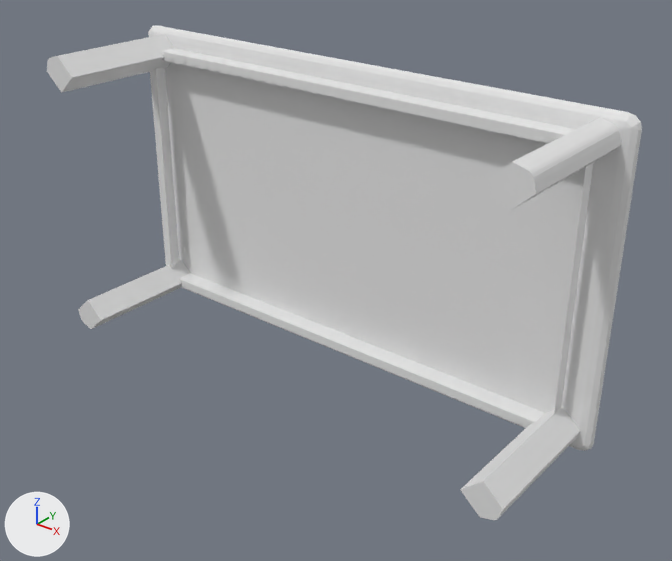
Before and after pictures for a commit that changed the OBJ model Datasets/UnifiedPreprocessed/Data/RectangleTable/D00505_unified.obj.
Both versions are drawn from a 50 mm lens placed at (0.945, -1.155, 0.625), pointed at (0.071, -0.063, -0.052). Every picture has the same lights, and +X, +Y and +Z are marked at lower left. The older version comes first. Where no turn or scale is listed for an object, it has been applied to the vertices.

In view in the first picture: 'D00505_unified'.
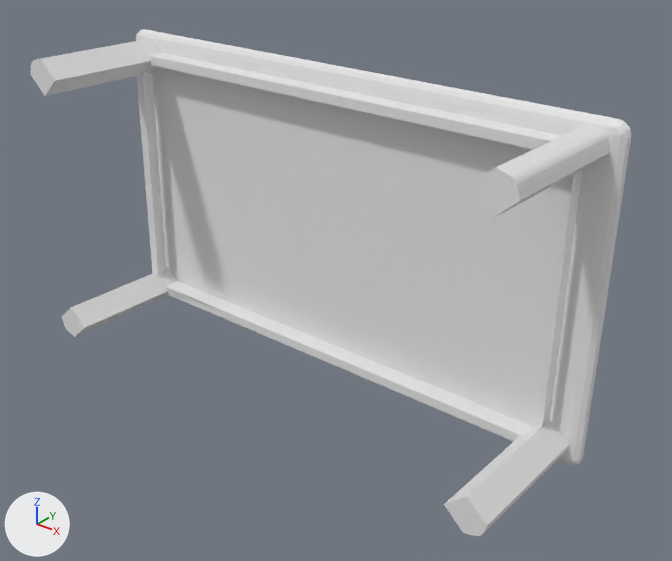
Boxes (x1, y1, x2, y2) around the edits, measured in the pictures (672 x 561 px):
```json
{"object": "D00505_unified", "change": "reshaped", "before": [47, 25, 642, 520], "after": [30, 29, 631, 536]}
{"part": 1, "of": "me_d00505_unified", "change": "rebuilt", "before": [148, 25, 642, 451], "after": [136, 29, 631, 466]}
{"part": 2, "of": "me_d00505_unified", "change": "rebuilt", "before": [460, 406, 580, 520], "after": [444, 420, 569, 536]}
{"part": 3, "of": "me_d00505_unified", "change": "rebuilt", "before": [485, 117, 621, 212], "after": [468, 124, 610, 219]}
{"part": 4, "of": "me_d00505_unified", "change": "rebuilt", "before": [78, 260, 190, 329], "after": [62, 267, 177, 337]}
{"part": 5, "of": "me_d00505_unified", "change": "rebuilt", "before": [47, 34, 174, 93], "after": [30, 38, 162, 96]}
{"part": 6, "of": "me_d00505_unified", "change": "rebuilt", "before": [162, 48, 576, 135], "after": [148, 53, 563, 149], "on screen": "10% taller"}
{"part": 7, "of": "me_d00505_unified", "change": "rebuilt", "before": [179, 279, 535, 428], "after": [166, 287, 472, 424], "on screen": "mostly hidden afterwards"}
{"part": 8, "of": "me_d00505_unified", "change": "rebuilt", "before": [179, 273, 545, 425], "after": [165, 281, 534, 441]}
{"part": 9, "of": "me_d00505_unified", "change": "rebuilt", "before": [150, 68, 179, 269], "after": [137, 72, 166, 277]}
{"part": 10, "of": "me_d00505_unified", "change": "added", "after": [542, 170, 582, 428]}
{"part": 11, "of": "me_d00505_unified", "change": "built on", "before": [161, 51, 594, 414]}
```

Edits to the scene script, one JSON object a line:
```json
{"block": "me_d00505_unified", "where": "# used by ob_d00505_unified; location = (0.0, 0.0, 0.0)"}
{"op": "remove", "block": "me_d00505_unified", "code": "me_d00505_unified.from_pydata(...)  # 690 vertices, 1336 faces; spans x -0.498..0.502, y -0.196..0.074, z -0.28..0.283"}
{"op": "add", "block": "me_d00505_unified", "code": "me_d00505_unified.from_pydata(...)  # 8358 vertices, 16672 faces; spans x -0.496..0.504, y -0.242..0.042, z -0.281..0.28"}
{"block": "me_d00505_unified", "change": "me_d00505_unified part 1: the loose piece of 262 vertices spanning x -0.498..0.502, y 0.049..0.074, z -0.28..0.283 is rebuilt with 3925 vertices and now spans x -0.496..0.504, y 0.003..0.042, z -0.281..0.28"}
{"block": "me_d00505_unified", "change": "me_d00505_unified part 2: the loose piece of 74 vertices spanning x 0.408..0.479, y -0.196..0.055, z -0.27..-0.205 is rebuilt with 720 vertices and now spans x 0.409..0.482, y -0.242..0.01, z -0.27..-0.202"}
{"block": "me_d00505_unified", "change": "me_d00505_unified part 3: the loose piece of 74 vertices spanning x 0.41..0.481, y -0.195..0.056, z 0.203..0.268 is rebuilt with 1059 vertices and now spans x 0.41..0.483, y -0.235..0.017, z 0.203..0.271"}
{"block": "me_d00505_unified", "change": "me_d00505_unified part 4: the loose piece of 74 vertices spanning x -0.477..-0.406, y -0.195..0.056, z -0.265..-0.2 is rebuilt with 764 vertices and now spans x -0.477..-0.404, y -0.235..0.017, z -0.268..-0.2"}
{"block": "me_d00505_unified", "change": "me_d00505_unified part 5: the loose piece of 74 vertices spanning x -0.474..-0.403, y -0.195..0.057, z 0.208..0.273 is rebuilt with 961 vertices and now spans x -0.476..-0.403, y -0.228..0.024, z 0.205..0.273"}
{"block": "me_d00505_unified", "change": "me_d00505_unified part 6: the loose piece of 26 vertices spanning x -0.415..0.42, y 0.016..0.055, z 0.228..0.249 is rebuilt with 284 vertices and now spans x -0.413..0.424, y -0.024..0.023, z 0.228..0.247"}
{"block": "me_d00505_unified", "change": "me_d00505_unified part 7: the loose piece of 26 vertices spanning x -0.416..0.42, y 0.015..0.055, z -0.246..-0.225 is rebuilt with 68 vertices and now spans x -0.416..0.421, y -0.031..0.016, z -0.247..-0.227"}
{"block": "me_d00505_unified", "change": "me_d00505_unified part 8: the loose piece of 26 vertices spanning x -0.418..0.418, y 0.015..0.055, z -0.246..-0.225 is rebuilt with 209 vertices and now spans x -0.414..0.423, y -0.031..0.016, z -0.247..-0.227"}
{"block": "me_d00505_unified", "change": "me_d00505_unified part 9: the loose piece of 18 vertices spanning x -0.451..-0.43, y 0.015..0.046, z -0.22..0.229 is rebuilt with 128 vertices and now spans x -0.45..-0.43, y -0.023..0.013, z -0.223..0.225"}
{"block": "me_d00505_unified", "change": "me_d00505_unified part 10: a new loose piece of 19 vertices spanning x 0.447..0.448, y -0.025..0.006, z -0.217..0.214"}
{"block": "me_d00505_unified", "change": "me_d00505_unified part 11: 33 vertices removed from x -0.413..0.447, y 0.016..0.055, z -0.216..0.249; 218 vertices added at x -0.415..0.422, y -0.024..0.023, z 0.228..0.247"}
```
